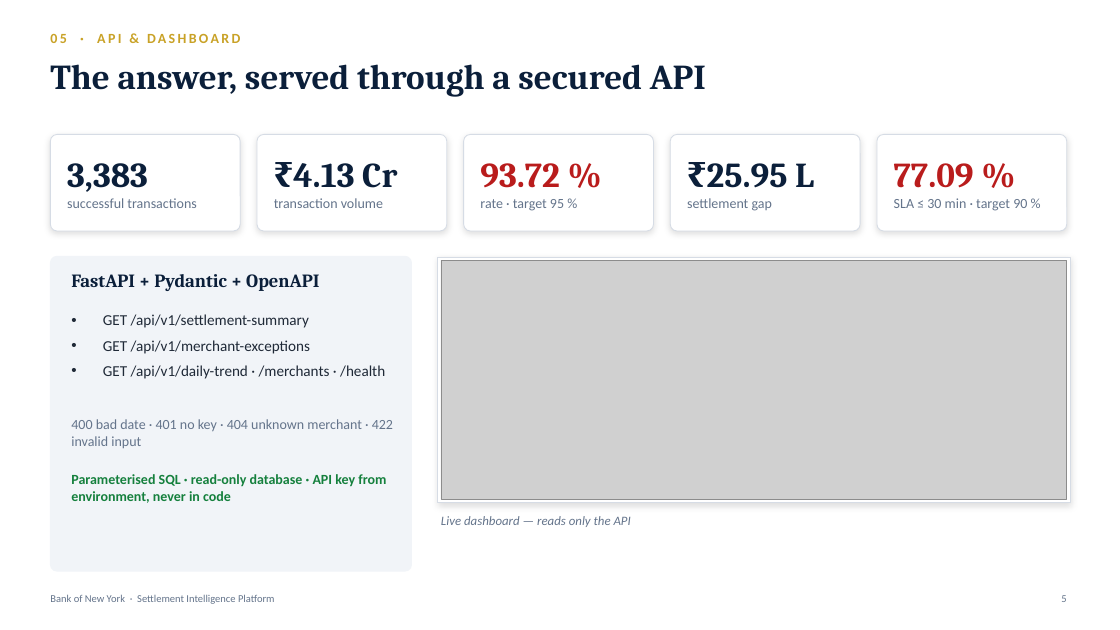
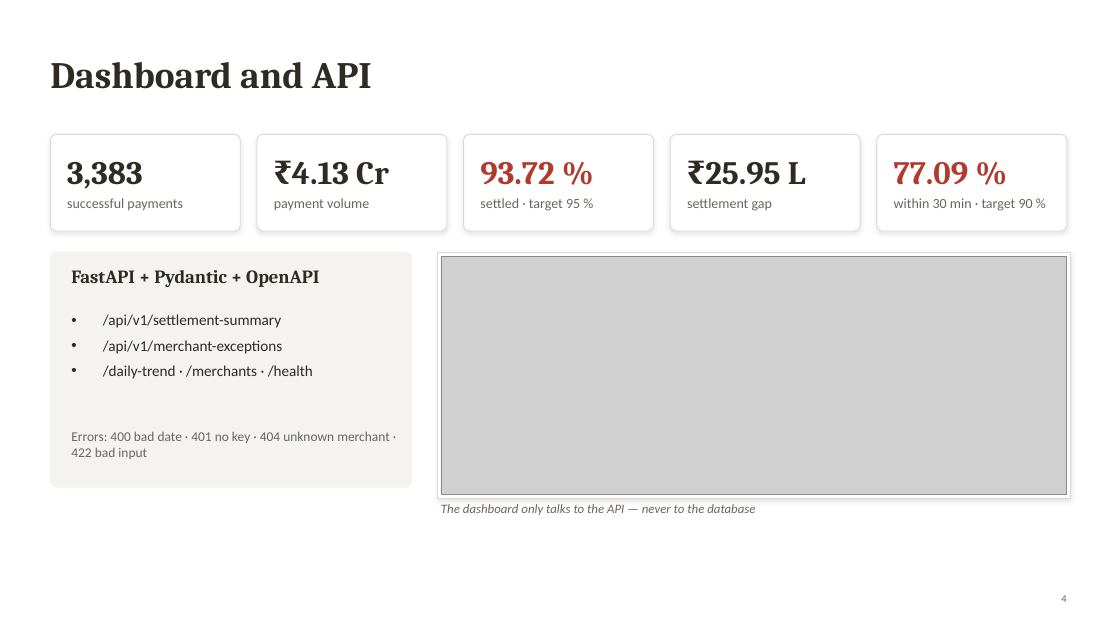
Before and after one commit to Ghanshyam-02/capstone-2, a slide deck: slide 5 of presentation/Settlement_Intelligence_Platform.pptx (slide 6 before the commit). Drawn at 1120x630 pixels with LibreOffice and Linux fonts; fonts in the diff are those of the drawing; grey boxes stand for pictures. Boxes give left, top, right and bottom in pixels: in the first picture for what was removed or moved away, otherwise in the second. Text is boxed around its words. In the diff, an @@ line names an element or a change of style, - is before the commit and + after.

```diff
--- a/presentation/Settlement_Intelligence_Platform.pptx
+++ b/presentation/Settlement_Intelligence_Platform.pptx
@@ text "Dashboard and API" at box(50, 62, 372, 89): vertical alignment top to middle @@
@@ text at box(50, 62, 372, 89): text changed; size 12 to 32 pt; font Calibri to Cambria; text colour #C9A227 to #2F2A24 @@
-05 · API & DASHBOARD
+Dashboard and API
@@ text removed at box(50, 64, 706, 97) @@
-The answer, served through a secured API
@@ size 30 to 28 pt, text colour #0B1F3A to #2F2A24 in 3 elements at box(67, 162, 142, 189), box(705, 162, 806, 185), box(292, 161, 389, 185) @@
@@ text "93.72 %" at box(480, 162, 554, 185): size 30 to 28 pt, text colour #B91C1C to #B03A2E @@
@@ outline #D6DCE5 0.75 pt to #DDD9D2 0.75 pt; shadow changed; proportions changed in 5 elements at box(50, 134, 240, 231), box(257, 134, 447, 231), box(464, 134, 654, 231), box(670, 134, 860, 231), box(877, 134, 1067, 231) @@
@@ text "77.09 %" at box(894, 162, 969, 185): size 30 to 28 pt, text colour #B91C1C to #B03A2E @@
@@ text at box(67, 198, 183, 210): text changed; text colour #64748B to #6B6560 @@
-successful transactions
+successful payments
@@ text at box(274, 198, 369, 210): text changed; text colour #64748B to #6B6560 @@
-transaction volume
+payment volume
@@ text at box(480, 198, 580, 211): text changed; text colour #64748B to #6B6560 @@
-rate · target 95 %
+settled · target 95 %
@@ text "settlement gap" at box(687, 198, 772, 211): text colour #64748B to #6B6560 @@
@@ text at box(894, 198, 1033, 211): text changed; text colour #64748B to #6B6560 @@
-SLA ≤ 30 min · target 90 %
+within 30 min · target 90 %
@@ rounded rectangle: place and size @@
-rounded rectangle at box(50, 256, 412, 571)
+rounded rectangle at box(50, 252, 412, 487)
@@ rounded rectangle at box(50, 252, 412, 487): fill #F1F4F8 to #F4F3F0; outline #F1F4F8 0.75 pt to #F4F3F0 0.75 pt; proportions changed @@
@@ text "FastAPI + Pydantic + OpenAPI" at box(71, 270, 319, 287): text colour #0B1F3A to #2F2A24 @@
@@ rectangle: place and size @@
-rectangle at box(438, 257, 1070, 502)
+rectangle at box(438, 253, 1070, 498)
@@ rectangle at box(438, 253, 1070, 498): outline #D6DCE5 0.75 pt to #DDD9D2 0.75 pt; shadow changed @@
@@ picture: place and size @@
-picture at box(441, 260, 1067, 499)
+picture at box(441, 256, 1067, 495)
@@ text at box(103, 314, 313, 379): text changed; text colour #1F2937 to #2B2B2B @@
-• GET /api/v1/settlement-summary
-• GET /api/v1/merchant-exceptions
-• GET /api/v1/daily-trend · /merchants · /health
+• /api/v1/settlement-summary
+• /api/v1/merchant-exceptions
+• /daily-trend · /merchants · /health
@@ text at box(71, 431, 390, 459): text changed; size 12 to 11.5 pt; text colour #64748B to #6B6560 @@
-400 bad date · 401 no key · 404 unknown merchant · 422 invalid input
+Errors: 400 bad date · 401 no key · 404 unknown merchant · 422 bad input
@@ text removed at box(71, 474, 386, 503) @@
-Parameterised SQL · read-only database · API key from environment, never in code
@@ text at box(441, 504, 755, 515): text changed; text colour #64748B to #6B6560 @@
-Live dashboard — reads only the API
+The dashboard only talks to the API — never to the database
@@ text removed at box(50, 594, 275, 604) @@
-Bank of New York · Settlement Intelligence Platform
@@ text at box(1061, 595, 1066, 602): text changed; text colour #64748B to #6B6560 @@
-5
+4
```
Also in this commit, not shown: 7 other slides changed, 5 slides added, 8 slides removed, 3 other files.
